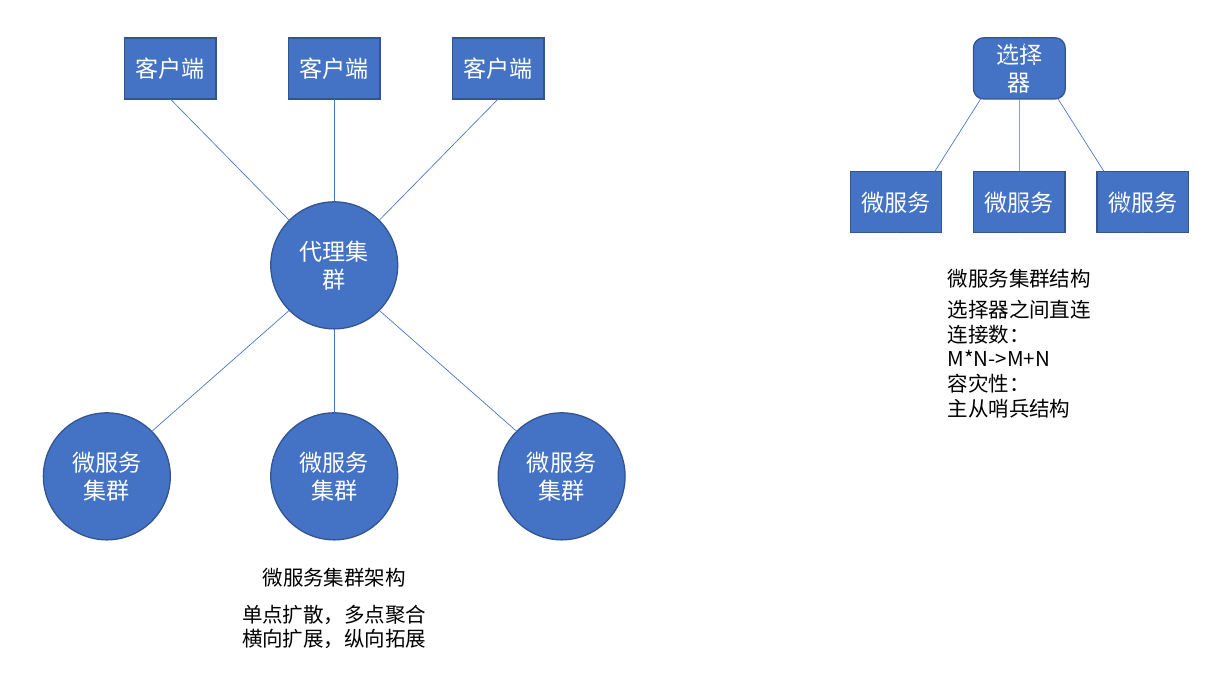
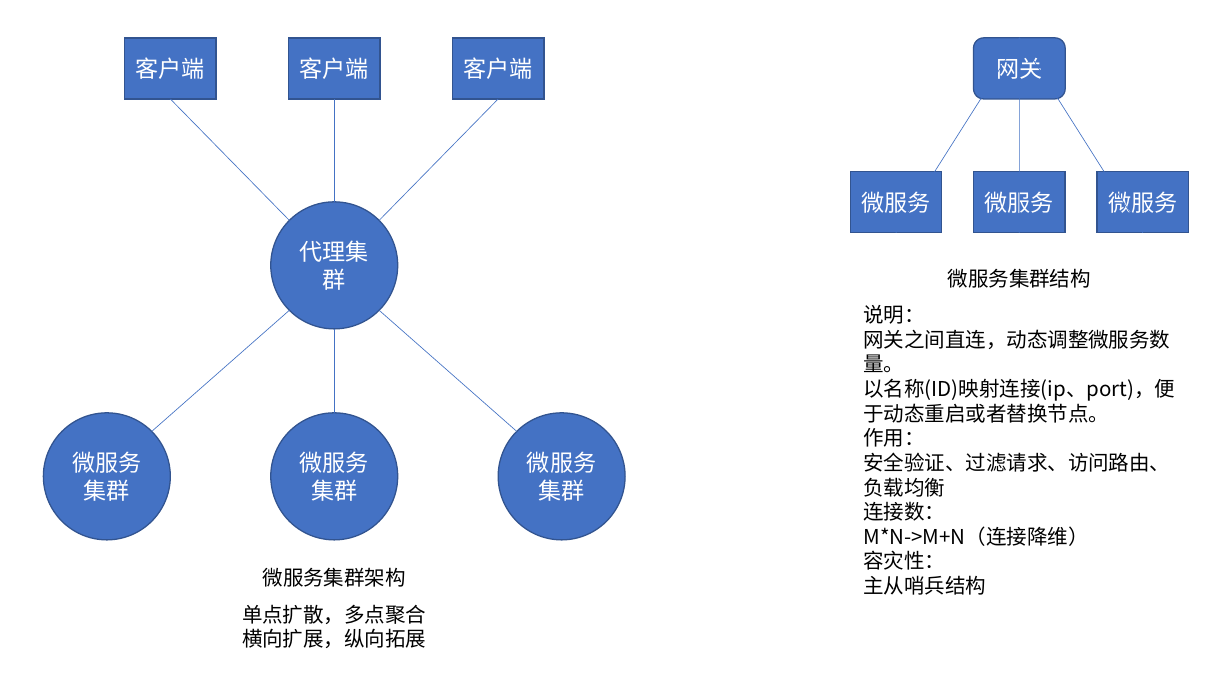
Before and after one commit to EterfreeA/Uninet, a slide deck: slide 2 of 微服务集群架构.pptx. Drawn at 1232x693 pixels with LibreOffice and Linux fonts; fonts in the diff are those of the drawing. Boxes give left, top, right and bottom in pixels: in the first picture for what was removed or moved away, otherwise in the second. Text is boxed around its words. In the diff, an @@ line names an element or a change of style, - is before the commit and + after.

Commit message:
Update Microservice Cluster Architecture

```diff
--- a/微服务集群架构.pptx
+++ b/微服务集群架构.pptx
@@ text in rounded rectangle at (996, 58, 1042, 79): text changed @@
-选择器
+网关
@@ text "说明：": place and size @@
-text "说明：" at (948, 299, 1091, 418)
+text "说明：" at (864, 305, 1176, 595)
@@ text at (864, 305, 1176, 497): text changed @@
-选择器之间直连
+说明：
+网关之间直连，动态调整微服务数量。
+以名称(ID)映射连接(ip、port)，便于动态重启或者替换节点。
+作用：
+安全验证、过滤请求、访问路由、负载均衡
@@ text at (864, 526, 1089, 546): text changed @@
-M*N->M+N
+M*N->M+N（连接降维）
```
